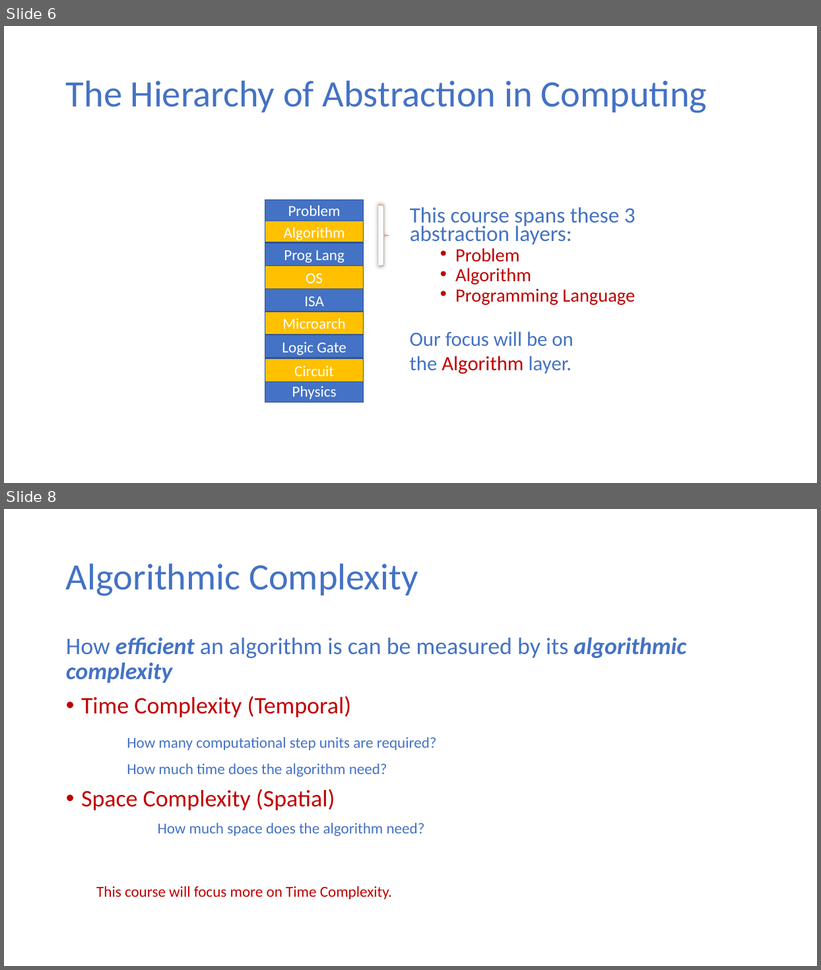
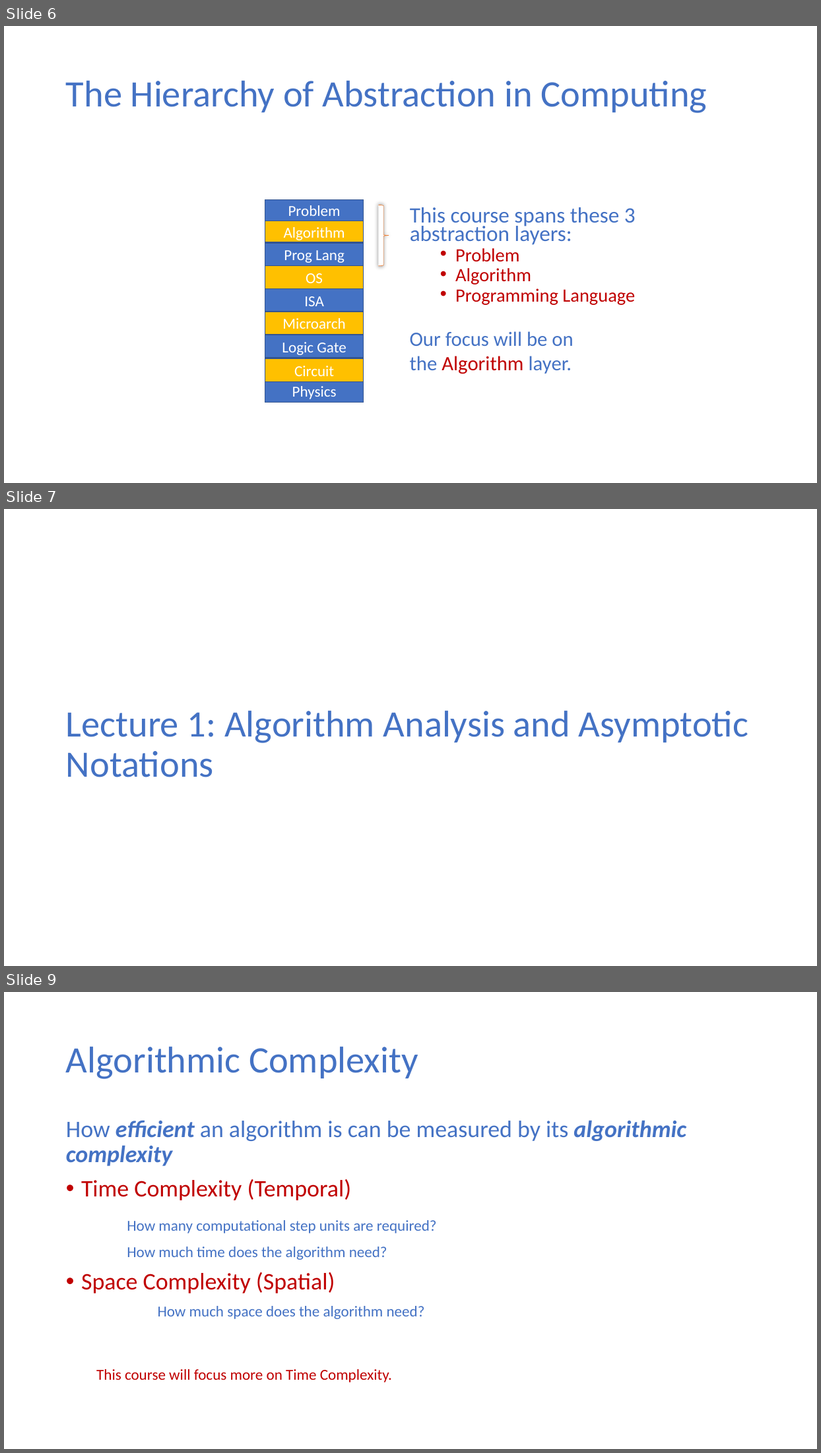
Before and after one commit to ekkapotc/EA, a slide deck: Lectures/Lecture 1.pptx. Shown one above the other, each under a label of ours: slides 6 and 8 before the commit, slides 6, 7 and 9 after it; the slides between them are not shown. The pictures are 821x970 and 821x1453 pixels, drawn with LibreOffice and Linux fonts; fonts in the diff are those of the drawing. Boxes give left, top, right and bottom in pixels: in the first picture for what was removed or moved away, otherwise in the second. Text is boxed around its words. In the diff, an @@ line names an element or a change of style, - is before the commit and + after.

```diff
--- a/Lectures/Lecture 1.pptx
+++ b/Lectures/Lecture 1.pptx
@@ slide 7 added at <box>4,509,817,966</box>, background #FFFFFF @@
@@ text added at <box>66,711,748,778</box>, 44 pt, text #4472C4 @@
+Lecture 1: Algorithm Analysis and Asymptotic Notations
@@ what was slide 8 is now slide 9 @@
```
Also in this commit, not shown: 1 slide changed, 1 other file.
